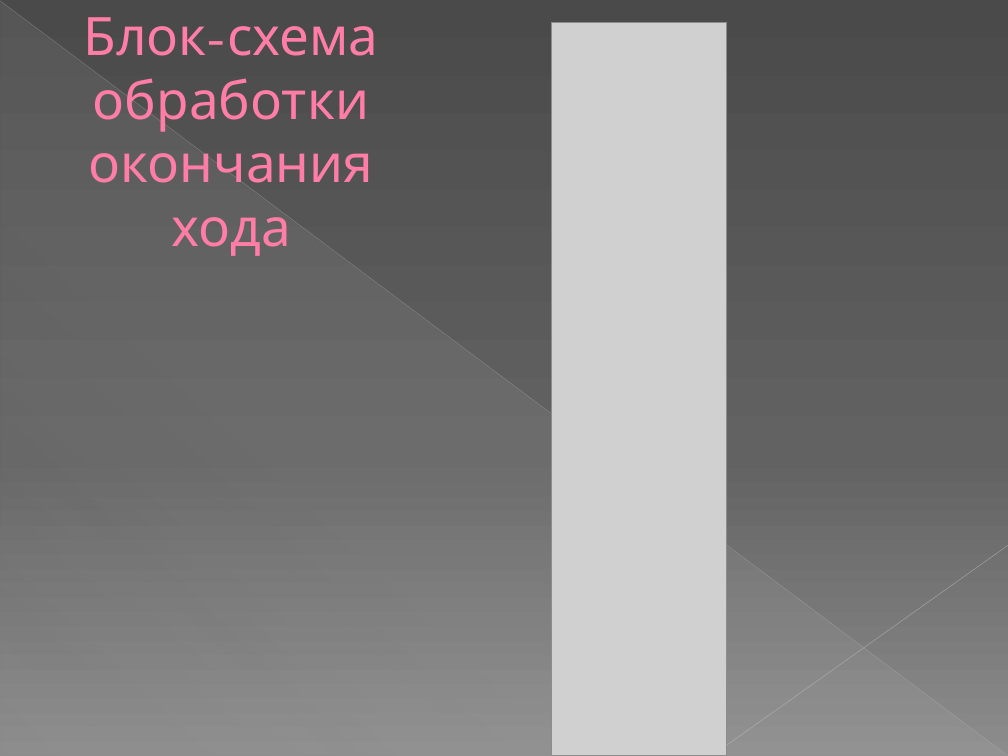
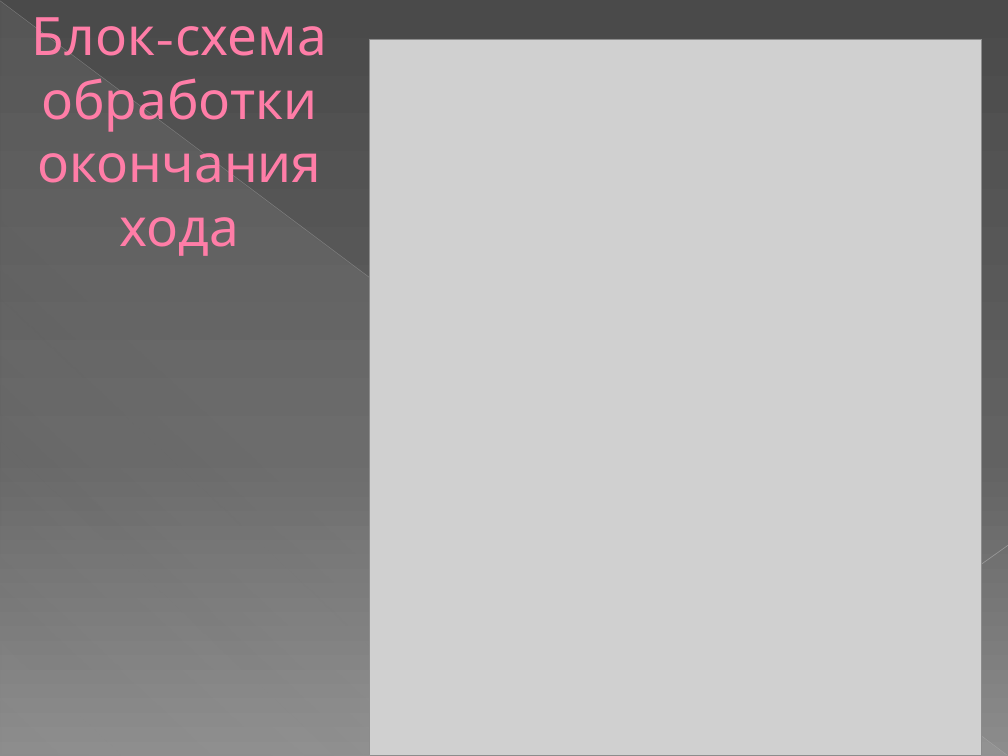
Before and after one commit to SyrtcevVadim/MyCivilization, a slide deck: slide 6 of Documentation/ПрезентацияTurnBasedStrategy.pptx. Drawn at 1008x756 pixels with LibreOffice and Linux fonts; fonts in the diff are those of the drawing; grey boxes stand for pictures. Boxes give left, top, right and bottom in pixels: in the first picture for what was removed or moved away, otherwise in the second. Text is boxed around its words. In the diff, an @@ line names an element or a change of style, - is before the commit and + after.

```diff
--- a/Documentation/ПрезентацияTurnBasedStrategy.pptx
+++ b/Documentation/ПрезентацияTurnBasedStrategy.pptx
@@ title "Блок-схема обработки окончания хода": place and size @@
-title "Блок-схема обработки окончания хода" at (84, 17, 378, 256)
+title "Блок-схема обработки окончания хода" at (32, 17, 326, 256)
@@ picture removed at (551, 22, 726, 756) @@
@@ picture added at (369, 39, 982, 756) @@
```
Also in this commit, not shown: 4 other slides changed, 48 other files.
